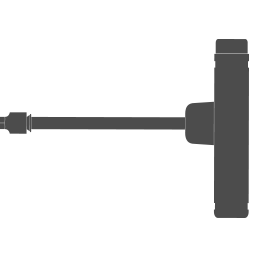
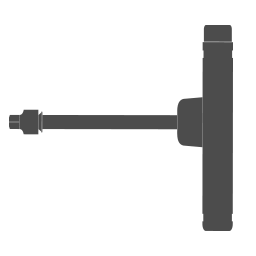
Layered file, before and after one edit (256 x 256). Changes by layer:
painted on "Shape 2" over (x1=0, y1=25, x2=249, y2=231)
